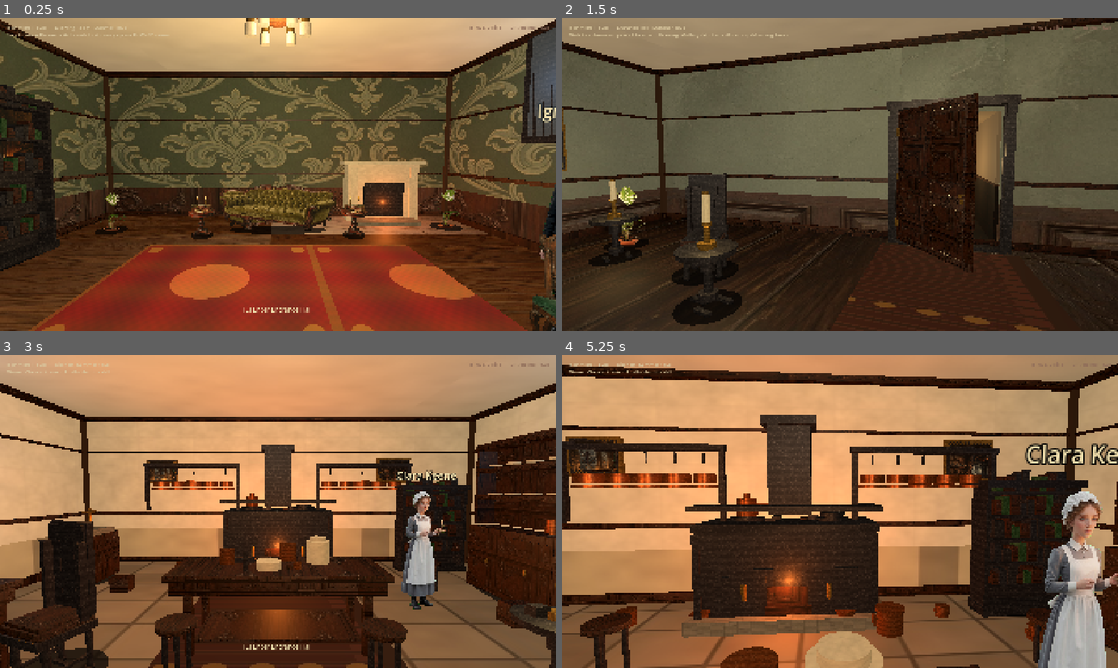
Above: before the commit, frames 1-4 (two rows, left to right).
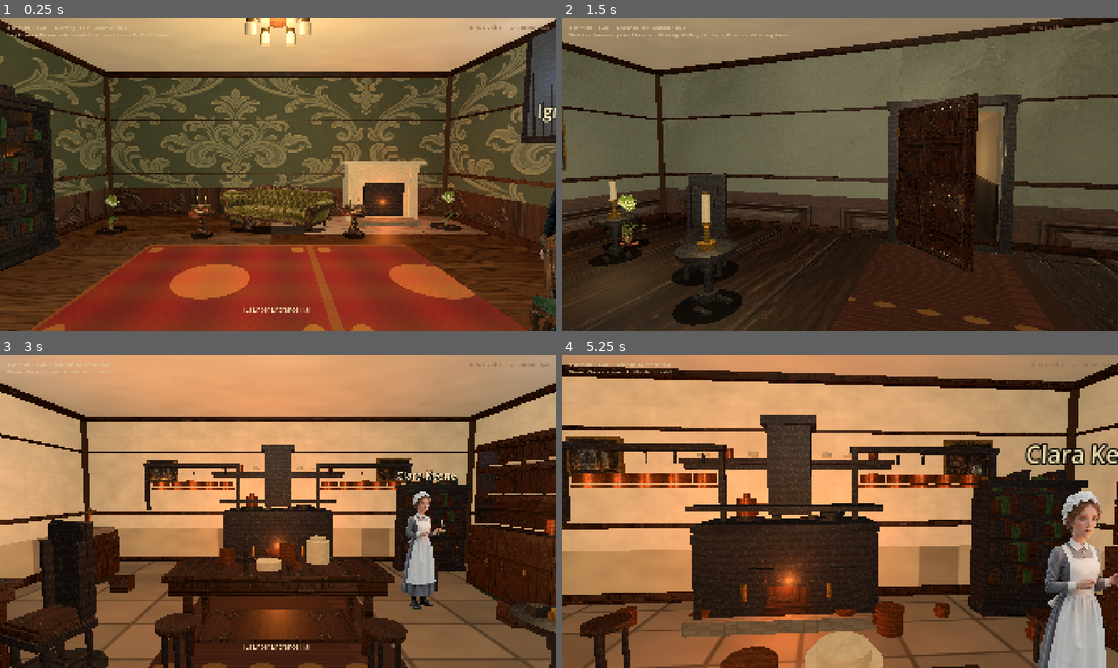
Above: after the commit, the same moments.

Repository: drakewing-eng/aetheric-engine
Game: Godot game, scene res://scenes/fps_main.tscn
The game is run twice, just before and just after one commit, with the same random seed, the same clock (stepped at 60 frames per second) and the same inputs.
Inputs (mouse positions are in pixels of both pictures, inside the frame that each line leads up to):
- Up to frame 1 (0.25 s): no input
- Up to frame 2 (1.5 s): tap Enter at 0.5 s; move the mouse to (867, 174) at 0.52 s; hold E (interact) 0.53-1.28 s; hold W (move_forward) from 0.53 s (still down); click (867, 174) at 0.67 s; move the mouse to (812, 174) at 1.27 s; tap E (interact) at 1.35 s
- Up to frame 3 (3 s): keep holding W (move_forward); tap E (interact) at 2, 2.85 s; move the mouse to (289, 505) at 2.02 s; hold E (interact) 2.03-2.78 s; move the mouse to (272, 517) at 2.77 s; click (272, 517) at 2.92 s
- Up to frame 4 (5.25 s): keep holding W (move_forward); move the mouse to (878, 514) at 3.52 s; hold E (interact) 3.53-4.28 s; tap Enter at 4.25 s; move the mouse to (795, 508) at 4.27 s; tap E (interact) at 4.35 s; tap Space at 5 s; move the mouse to (845, 511) at 5.02 s; hold E (interact) from 5.03 s (still down); click (845, 511) at 5.17 s

The runs differ from the first frame. In frame 1, 0.3% of the frame differs, in the area x 18-83%, y 54-68%; in frame 2, 0.4%; in frame 3, 0.4%; in frame 4, 2.2%, in the area x 0-100%, y 3-100%.

Commit message:
visual loop 17: kitchen wall shelves, wider conservatory glass, plant sink, hall shelf

Diff:
--- a/aetheric-engine-godot/scripts/fps_props.gd
+++ b/aetheric-engine-godot/scripts/fps_props.gd
@@ -109,6 +109,8 @@
 			node = _make_copper_pot(prop)
 		"pot_rack":
 			node = _make_pot_rack(prop)
+		"wall_shelf":
+			node = _make_wall_shelf(prop)
 		"chandelier":
 			node = _make_chandelier(prop)
 		"chalk_board":
@@ -552,6 +554,27 @@
 	return root
 
 
+static func _make_wall_shelf(prop: Dictionary) -> Node3D:
+	## Long mid-wall plate shelf — breaks empty plaster expanse (kitchen/service rooms).
+	var root := Node3D.new()
+	root.name = "WallShelf"
+	var width: float = float(prop.get("width", 2.4))
+	var y: float = float(prop.get("shelf_y", 1.85))
+	_add_box(root, Vector3(0, y, 0), Vector3(width, 0.06, 0.18), MAHOGANY, true, 0.5)
+	_add_box(root, Vector3(0, y - 0.04, -0.06), Vector3(width, 0.12, 0.04), MAHOGANY_DARK, false, 0.5)
+	# Plates / jars along shelf
+	var n := int(clampf(width / 0.35, 4.0, 10.0))
+	for i in n:
+		var x := -width * 0.4 + float(i) * (width * 0.8 / float(maxi(n - 1, 1)))
+		if i % 3 == 0:
+			_add_cylinder(root, Vector3(x, y + 0.08, 0.02), 0.08, 0.04, CREAM, false, 0.7)
+		elif i % 3 == 1:
+			_add_cylinder(root, Vector3(x, y + 0.1, 0.02), 0.06, 0.12, COPPER, false, 0.35, true)
+		else:
+			_add_cylinder(root, Vector3(x, y + 0.09, 0.02), 0.07, 0.06, Color(0.75, 0.72, 0.65), false, 0.65)
+	return root
+
+
 static func _make_pot_rack(_prop: Dictionary) -> Node3D:
 	## Wall copper pan rail — larger pots so silhouette reads from room center.
 	var root := Node3D.new()
@@ -765,7 +788,7 @@
 				pw = ph * 0.78
 			bp["height"] = ph
 			bp["width"] = pw
-			bp["sink"] = 0.16
+			bp["sink"] = 0.2
 			bp["mesh_pot"] = false
 			return _make_billboard_prop(bp)
 	var root := Node3D.new()
--- a/aetheric-engine-godot/scripts/fps_rooms.gd
+++ b/aetheric-engine-godot/scripts/fps_rooms.gd
@@ -200,21 +200,22 @@
 			{"kind": "side_table", "pos": [-2.8, 0.0, -1.8], "yaw": 25.0},
 			{"kind": "coat_stand", "pos": [-5.5, 0.0, -2.5], "yaw": 0.0},
 			{"kind": "umbrella_stand", "pos": [-5.2, 0.0, -3.3], "yaw": 10.0},
-			{"kind": "plant", "pos": [5.5, 0.0, 3.0], "scale": 1.0, "tall": true,
-				"texture": "res://assets/props/plants/plant_palm.png", "width": 0.9, "height": 1.25},
+			{"kind": "plant", "pos": [5.5, 0.0, 3.0], "scale": 0.95,
+				"texture": "res://assets/props/plants/plant_palm.png", "width": 0.95, "height": 1.15},
 			{"kind": "plant", "pos": [-2.0, 0.0, -3.5], "scale": 0.85,
-				"texture": "res://assets/props/plants/plant_palm.png", "width": 0.7, "height": 1.0},
+				"texture": "res://assets/props/plants/plant_palm.png", "width": 0.85, "height": 1.05},
 			{"kind": "plant", "pos": [5.2, 0.0, -3.2], "scale": 0.9,
-				"texture": "res://assets/props/plants/plant_palm.png", "width": 0.75, "height": 1.1},
+				"texture": "res://assets/props/plants/plant_palm.png", "width": 0.9, "height": 1.1},
 			{"kind": "chair", "pos": [3.2, 0.0, 2.5], "yaw": -150.0, "fabric": Color(0.35, 0.22, 0.16)},
 			{"kind": "crate", "pos": [-5.8, 0.0, 2.8], "scale": 0.7},
 			{"kind": "chandelier", "pos": [0.0, 0.0, 0.0], "hang": 3.4},
 			{"kind": "plant", "pos": [2.0, 0.0, -3.8], "scale": 0.85,
-				"texture": "res://assets/props/plants/plant_palm.png", "width": 0.7, "height": 1.0},
-			{"kind": "plant", "pos": [-5.0, 0.0, 3.2], "scale": 0.95,
-				"texture": "res://assets/props/plants/plant_palm.png", "width": 0.8, "height": 1.15},
+				"texture": "res://assets/props/plants/plant_palm.png", "width": 0.85, "height": 1.05},
+			{"kind": "plant", "pos": [-5.0, 0.0, 3.2], "scale": 0.9,
+				"texture": "res://assets/props/plants/plant_palm.png", "width": 0.9, "height": 1.1},
 			{"kind": "side_table", "pos": [5.0, 0.0, 2.5], "yaw": -25.0},
 			{"kind": "chair", "pos": [-3.5, 0.0, 2.0], "yaw": 40.0, "fabric": Color(0.32, 0.2, 0.14)},
+			{"kind": "wall_shelf", "pos": [0.0, 0.0, -4.7], "yaw": 0.0, "width": 3.2, "shelf_y": 1.9},
 		],
 		"doors": [
 			{
@@ -551,16 +552,20 @@
 		"wallpaper": TEX + "wallpaper_conservatory.jpg",
 		"wainscot": TEX + "wainscot_conservatory.jpg",
 		"floor_texture": TEX + "floor_conservatory.jpg",
-		"floor_color": Color(0.45, 0.42, 0.36),
-		"ceiling_color": Color(0.75, 0.82, 0.78),
-		"light_energy": 1.35,
+		"floor_color": Color(0.4, 0.38, 0.32),
+		"ceiling_color": Color(0.7, 0.78, 0.74),
+		"light_energy": 1.2,
 		"light_color": Color(0.85, 0.92, 0.95),
 		"walls": {},
 		"features": [
-			{"kind": "glass_wall", "pos": [4.35, 0.0, 0.0], "yaw": -90.0, "width": 3.2, "height": 3.5},
-			{"kind": "glass_wall", "pos": [-4.35, 0.0, 0.0], "yaw": 90.0, "width": 3.2, "height": 3.5},
-			{"kind": "glass_wall", "pos": [0.0, 0.0, -3.85], "yaw": 0.0, "width": 4.2, "height": 3.5},
+			{"kind": "glass_wall", "pos": [4.35, 0.0, 0.0], "yaw": -90.0, "width": 3.8, "height": 3.5},
+			{"kind": "glass_wall", "pos": [-4.35, 0.0, 0.0], "yaw": 90.0, "width": 3.8, "height": 3.5},
+			{"kind": "glass_wall", "pos": [0.0, 0.0, -3.85], "yaw": 0.0, "width": 4.8, "height": 3.5},
 			{"kind": "door_frame", "pos": [0.0, 1.2, 3.85], "yaw": 180.0, "width": 1.5, "height": 2.3},
+			{"kind": "painting", "pos": [2.5, 2.0, 3.7], "yaw": 180.0, "width": 0.8, "height": 0.7,
+				"texture": "res://assets/rooms/richmond_conservatory.jpg"},
+			{"kind": "painting", "pos": [-2.5, 2.0, 3.7], "yaw": 180.0, "width": 0.75, "height": 0.65,
+				"texture": "res://assets/rooms/richmond_gallery.jpg"},
 		],
 		"props": [
 			# All short palm cards (mesh canopy still reads toy-like)
@@ -687,6 +692,10 @@
 			},
 			{"kind": "bookshelf", "pos": [3.5, 0.0, -2.5], "yaw": -90.0, "width": 1.2, "height": 1.6},
 			{"kind": "stool", "pos": [1.5, 0.0, 2.2], "yaw": -30.0},
+			# Continuous plate rails break blank upper plaster
+			{"kind": "wall_shelf", "pos": [0.0, 0.0, 3.5], "yaw": 180.0, "width": 2.8, "shelf_y": 2.05},
+			{"kind": "wall_shelf", "pos": [-3.9, 0.0, 0.0], "yaw": 90.0, "width": 2.2, "shelf_y": 2.0},
+			{"kind": "wall_shelf", "pos": [3.9, 0.0, -0.5], "yaw": -90.0, "width": 2.0, "shelf_y": 2.0},
 		],
 		"doors": [
 			{
